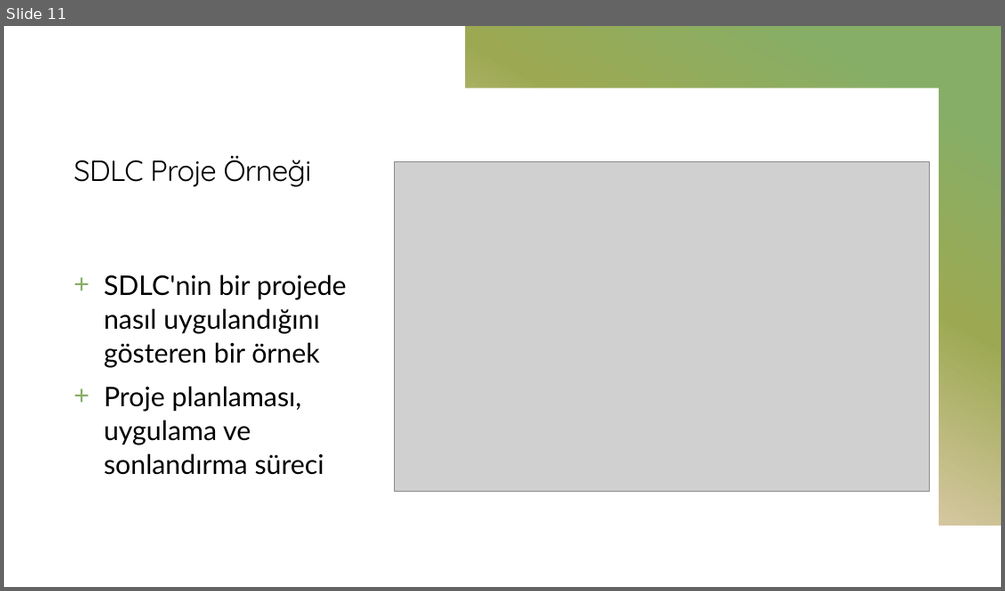
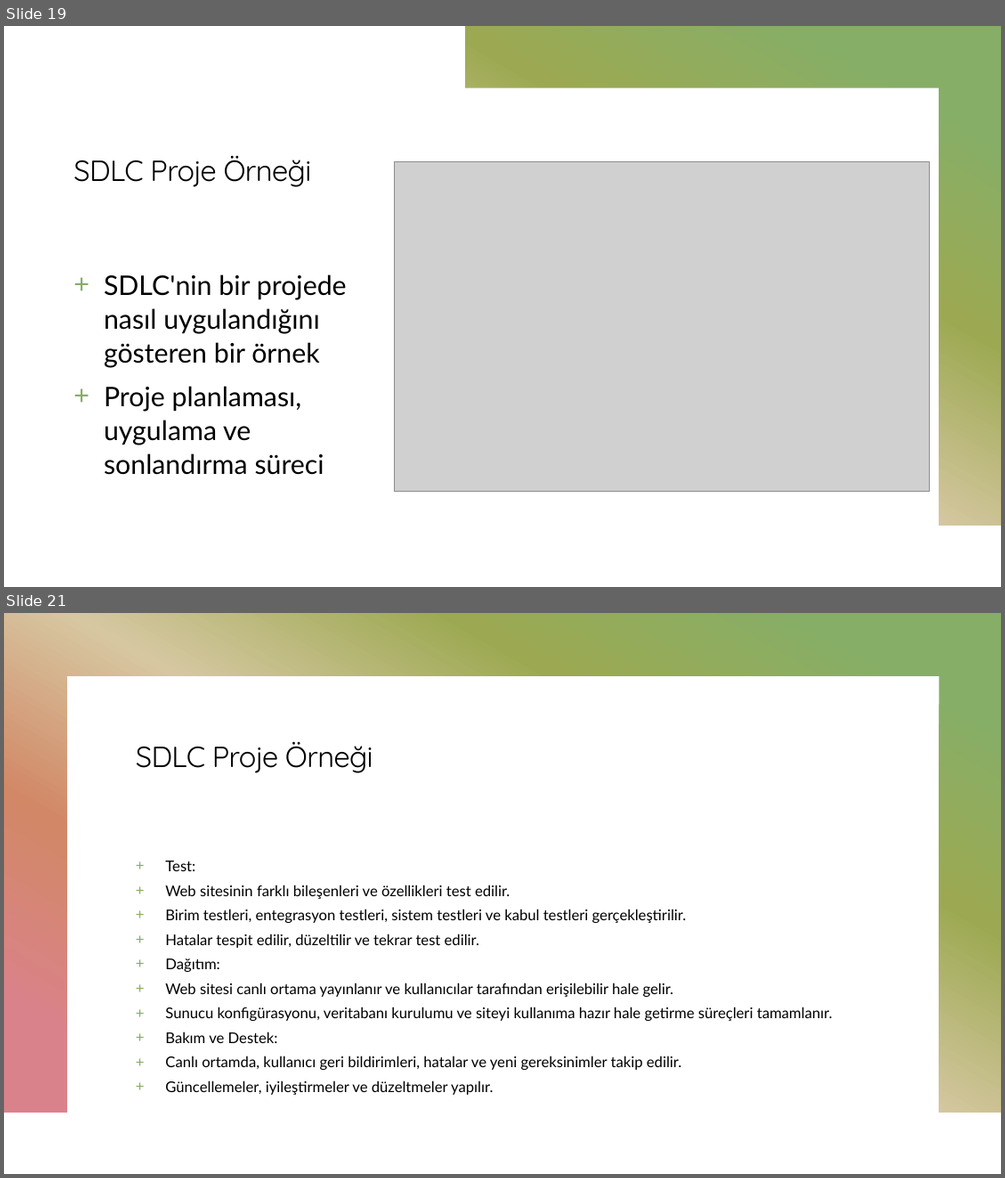
Before and after one commit to mehmetsungur/SDLC, a slide deck: SDLC.pptx. Shown one above the other, each under a label of ours: slide 11 before the commit, slides 19 and 21 after it; the slides between them are not shown. The pictures are 1005x591 and 1005x1178 pixels, drawn with LibreOffice and Linux fonts; fonts in the diff are those of the drawing; grey boxes stand for pictures. Boxes give left, top, right and bottom in pixels: in the first picture for what was removed or moved away, otherwise in the second. Text is boxed around its words. In the diff, an @@ line names an element or a change of style, - is before the commit and + after.

```diff
--- a/SDLC.pptx
+++ b/SDLC.pptx
@@ slide 21 added at <box>4,613,1001,1174</box>, background #FFFFFF; not listed: 1 template element that a slide beside it also shows @@
@@ title added at <box>136,741,373,773</box>, 28 pt, text #000000 @@
+SDLC Proje Örneği
@@ text added at <box>165,860,833,1094</box>, 14.3 pt, text #000000 @@
++ Test:
++ Web sitesinin farklı bileşenleri ve özellikleri test edilir.
++ Birim testleri, entegrasyon testleri, sistem testleri ve kabul testleri gerçekleştirilir.
++ Hatalar tespit edilir, düzeltilir ve tekrar test edilir.
++ Dağıtım:
++ Web sitesi canlı ortama yayınlanır ve kullanıcılar tarafından erişilebilir hale gelir.
++ Sunucu konfigürasyonu, veritabanı kurulumu ve siteyi kullanıma hazır hale getirme süreçleri tamamlanır.
++ Bakım ve Destek:
++ Canlı ortamda, kullanıcı geri bildirimleri, hatalar ve yeni gereksinimler takip edilir.
++ Güncellemeler, iyileştirmeler ve düzeltmeler yapılır.
@@ what was slide 11 is now slide 19 @@
```
Also in this commit, not shown: 3 slides changed, 11 other slides added.
